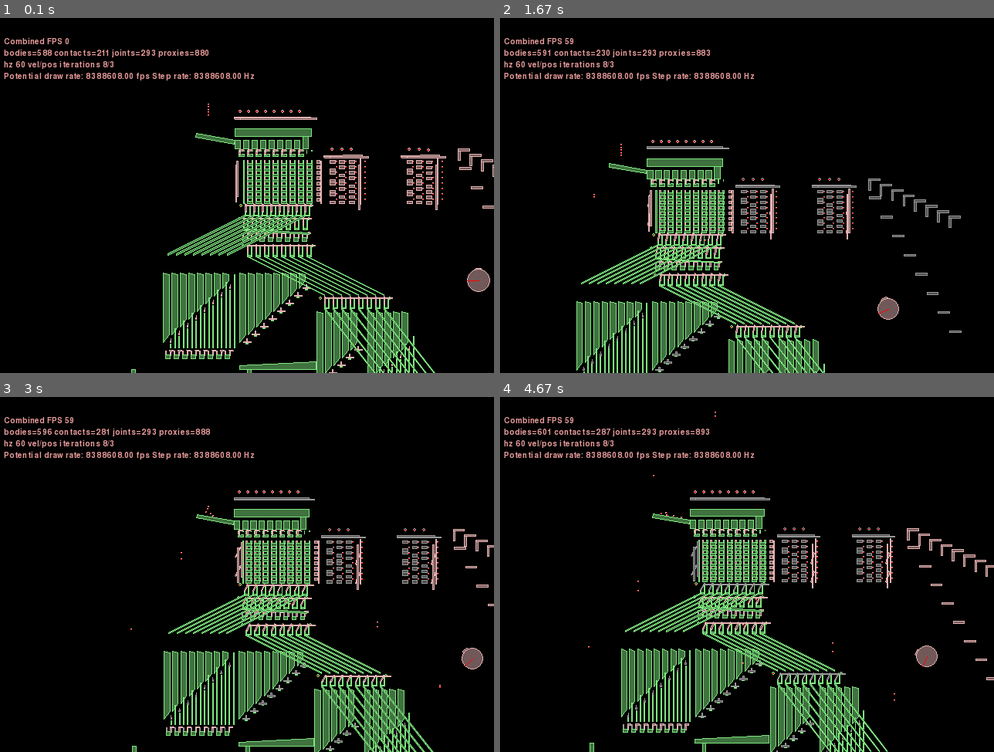
Above: before the commit, frames 1-4 (two rows, left to right).
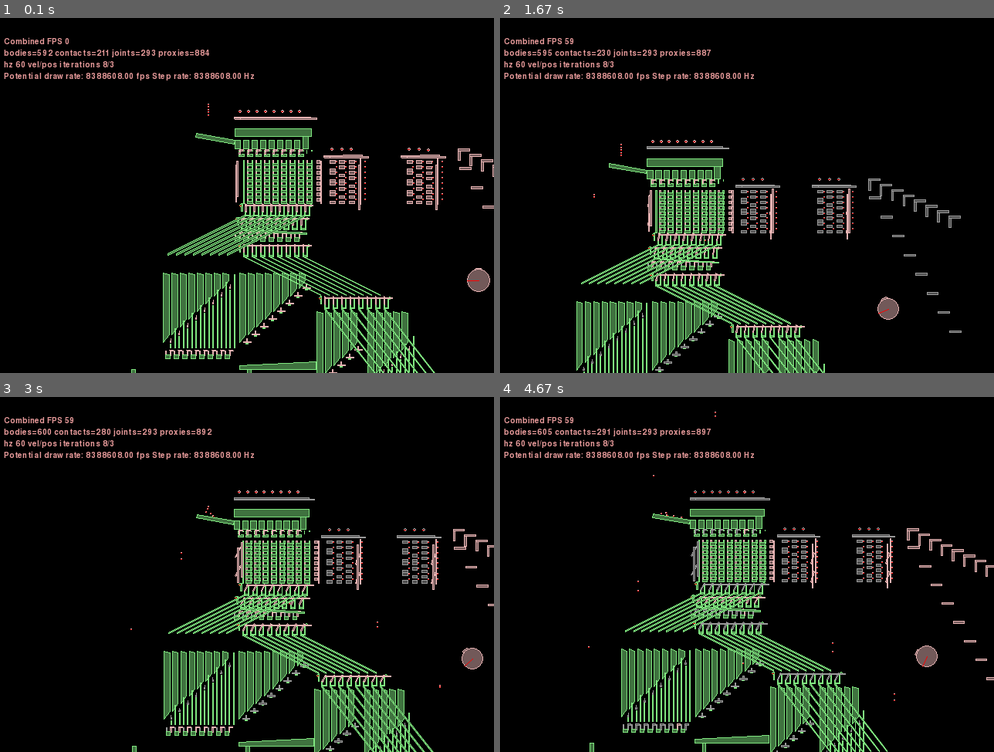
Above: after the commit, the same moments.

Repository: jmacarthur/box2d-ssem
Game: pygame game, started from main.py
The game is run twice, just before and just after one commit, with the same random seed, the same clock (stepped at 60 frames per second) and the same inputs.
Inputs (mouse positions are in pixels of both pictures, inside the frame that each line leads up to):
- Up to frame 1 (0.1 s): no input
- Up to frame 2 (1.67 s): hold Right 0.33-0.8 s; move the mouse to (727, 202) at 0.37 s; hold Up 0.83-1.13 s; move the mouse to (747, 213) at 0.87 s; tap Space at 0.9, 1.23, 1.53 s; tap Z at 0.98 s; hold Right 1.17-1.63 s; move the mouse to (628, 191) at 1.2 s; tap X at 1.32 s
- Up to frame 3 (3 s): hold Left 1.67-2.2 s; move the mouse to (296, 649) at 1.7 s; tap Space at 1.73, 2.03, 2.3, 2.63, 2.93 s; hold Down 2.23-2.53 s; move the mouse to (93, 652) at 2.27 s; tap Z at 2.38 s; hold Left 2.57-2.97 s; move the mouse to (429, 698) at 2.6 s; tap X at 2.72 s
- Up to frame 4 (4.67 s): hold Up 3-3.37 s; move the mouse to (806, 599) at 3.03 s; tap Space at 3.07, 3.47, 3.77, 4.13, 4.53 s; hold Right 3.4-4.03 s; move the mouse to (756, 443) at 3.43 s; tap Z at 3.55 s; hold Down 4.07-4.43 s; move the mouse to (628, 492) at 4.1 s; tap X at 4.22 s; hold Left from 4.47 s (still down); move the mouse to (722, 663) at 4.5 s

The runs differ from the first frame. In frame 1, 1.4% of the frame differs, in the area x 8-78%, y 8-95%; in frame 2, 2.1%; in frame 3, 2.1%; in frame 4, 2.4%, in the area x 9-68%, y 8-94%.

Commit message:
Align the first set of diverters & regen

Diff:
--- a/main.py
+++ b/main.py
@@ -19,9 +19,6 @@
     new_poly = []
     r = radians(degrees)
     return [(x*math.cos(r) - y*math.sin(r), y*math.cos(r) + x*math.sin(r)) for (x,y) in polygon]
-
-# Circle example
-#shape=circleShape(radius=6.35,pos=(0,10)),
 
 bb_diameter = 6.35
 
@@ -88,7 +85,7 @@
 
         self.add_static_circle(xpos-10, ypos+15, 5, filterA)
         self.add_static_circle(xpos+pitch*8-5, ypos+15, 5, filterA)
-
+        self.add_static_polygon(makeBox(xpos-10, ypos, 3,20))
         self.transfer_bands.append((-12+ypos+10, -12+ypos, transfer_band_x, 1 if inverted else 0))
 
     def regenerator(self, xpos, ypos, attachment_body, crank_list):
@@ -539,10 +536,10 @@
         self.injector(-32,110, groundBody)
         self.memory_module(0,0, groundBody)
         self.upper_regenerators = []
-        self.diverter_set(-5,-20, groundBody, slope_x=-200)
-        self.diverter_set(-10,-55, groundBody, discard=True)
-        self.regenerator(0,-85, groundBody, self.upper_regenerators)
-        self.diverter_set(0,-125, groundBody, slope_x=200)
+        self.diverter_set(-5,-20, groundBody, slope_x=-200) # Diverter 1. Splits to subtractor reader.
+        self.diverter_set(-15,-55, groundBody, discard=True) # Diverter 2. Discards all output.
+        self.regenerator(-20,-85, groundBody, self.upper_regenerators) # Regenerator 1. For regenning anything read from memory.
+        self.diverter_set(-10,-125, groundBody, slope_x=200) # Diverter 3; splits to instruction reg/PC
         self.diverter_set(200,-260, groundBody, slope_x=140, slope_y=180)
 
 
